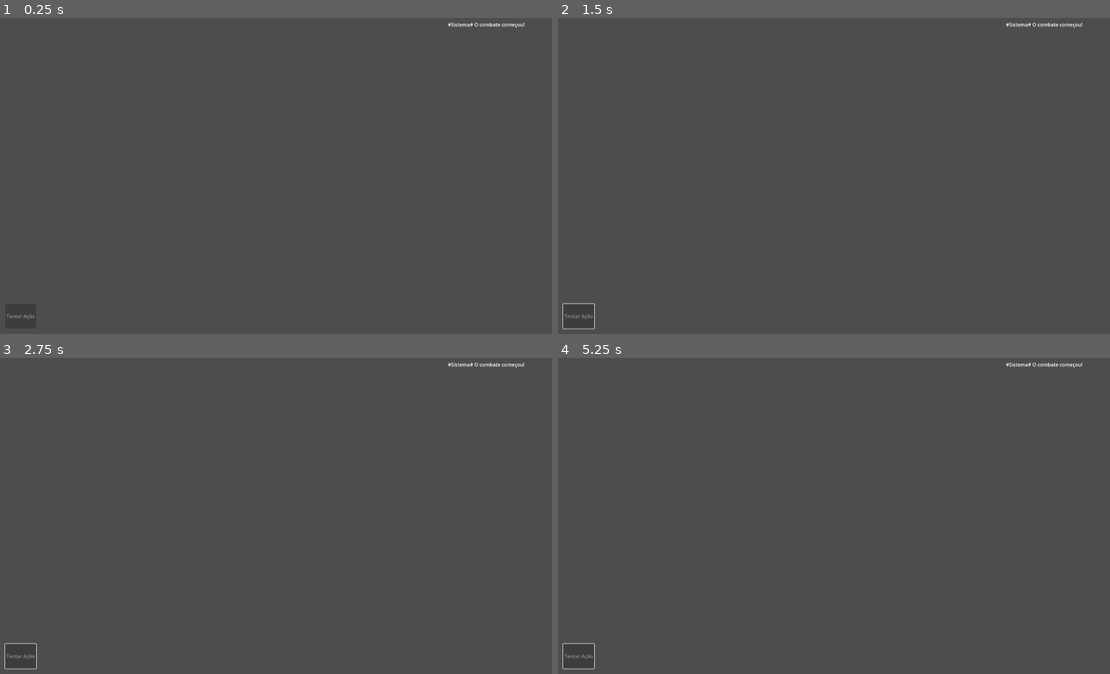
Above: before the commit, frames 1-4 (two rows, left to right).
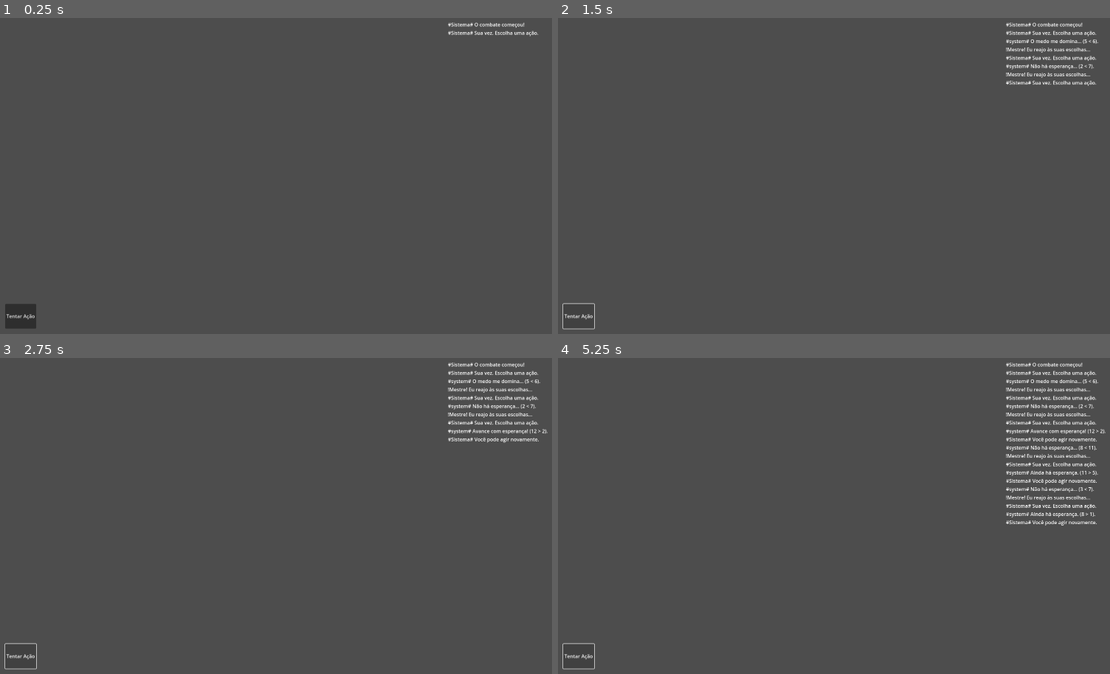
Above: after the commit, the same moments.

Repository: lucsantunes/daggerheart
Game: Godot game, scene res://scenes/CombatScene.tscn
Same seed, same stepped clock (60 frames per second), same inputs: the game is played once before the commit and once after it. The project has no main scene, so this scene is started directly.
Inputs (mouse positions are in pixels of both pictures, inside the frame that each line leads up to):
- Up to frame 1 (0.25 s): no input
- Up to frame 2 (1.5 s): click (580, 315) at 0.5 s, where only the run after the commit has a clickable "Tentar Ação"; click (580, 315) at 1.25 s, where only the run after the commit has a clickable "Tentar Ação"
- Up to frame 3 (2.75 s): click (22, 655) at 2 s, where only the run after the commit has a clickable "Tentar Ação"
- Up to frame 4 (5.25 s): tap Enter at 2.75, 4.25 s; tap L every 0.75 s from 2.85 to 5.1 s; tap Space at 3.5, 5 s

The runs differ from the first frame. In frame 1, 0.1% of the frame differs, in the area x 1-98%, y 3-96%; in frame 2, 0.9%; in frame 3, 1.1%; in frame 4, 2.3%, in the area x 1-100%, y 3-96%.

Commit message:
Enhance combat scene with detailed logging for turn management and action handling; improve UI button functionality and narration feedback.

Diff:
--- a/scripts/combat_scene.gd
+++ b/scripts/combat_scene.gd
@@ -16,22 +16,28 @@
 
 	# Opening message
 	chat_log.add_entry("Sistema", "O combate começou!", "narration")
+	print("[CombatScene] Ready. Signals connected.")
+	# Ensure we start AFTER connections are made
+	turn_manager.start_player_turn()
 
 func _on_player_turn_started() -> void:
 	action_panel.set_buttons_enabled(true)
 	chat_log.add_entry("Sistema", "Sua vez. Escolha uma ação.", "narration")
+	print("[CombatScene] Player turn started. UI enabled.")
 
 
 func _on_master_turn_started() -> void:
 	action_panel.set_buttons_enabled(false)
 	chat_log.add_entry("Mestre", "Eu reajo às suas escolhas...", "effect")
 	# For now, Master just ends its turn immediately
+	print("[CombatScene] Master turn started. Reacting and ending.")
 	turn_manager.end_master_turn()
 
 
 func _on_action_pressed(action_id: String) -> void:
 	if action_id == "attempt_action":
 		# Perform the core Daggerheart duality roll to resolve the attempt
+		print("[CombatScene] Action pressed:", action_id)
 		dice_roller.roll_duality(0)
 
 
@@ -50,6 +56,8 @@
 
 	# Turn flow: player continues on hope or crit; master reacts on fear
 	if result_type == "fear":
+		print("[CombatScene] Fear outcome. Passing turn to Master.")
 		turn_manager.end_player_turn()
 	else:
+		print("[CombatScene] Hope or Crit. Player may act again.")
 		chat_log.add_entry("Sistema", "Você pode agir novamente.", "narration")
--- a/scripts/dice_roller.gd
+++ b/scripts/dice_roller.gd
@@ -9,6 +9,7 @@
 	var fear := randi_range(1, 12)
 	var total := hope + modifier
 	var result_type := ""
+	print("[DiceRoller] Duality roll → hope:", hope, " fear:", fear, " modifier:", modifier)
 
 	if fear > hope:
 		result_type = "fear"
@@ -17,9 +18,11 @@
 	else:
 		result_type = "crit"
 
+	print("[DiceRoller] Duality result →", result_type, " total:", total)
 	emit_signal("duality_rolled", hope, fear, total, result_type)
 
 
 func roll_d20(modifier: int = 0) -> void:
 	var value := randi_range(1, 20) + modifier
+	print("[DiceRoller] d20 →", value)
 	emit_signal("d20_rolled", value)
--- a/scripts/narrator.gd
+++ b/scripts/narrator.gd
@@ -4,11 +4,13 @@
 
 
 func narrate_roll(speaker: String, listener: String, result_type: String, variant: String, values: Dictionary):
+	print("[Narrator] narrate_roll speaker:", speaker, " listener:", listener, " result:", result_type)
 	var situation = "roll " + result_type
 	var msg = DatabaseVoices.get_line(speaker, listener, situation, variant, values)
 	chat_log.add_entry(msg.speaker, msg.text, msg.style)
 
 
 func narrate_custom(speaker: String, listener: String, situation: String, variant: String, values: Dictionary):
+	print("[Narrator] narrate_custom situation:", situation, " variant:", variant)
 	var msg = DatabaseVoices.get_line(speaker, listener, situation, variant, values)
 	chat_log.add_entry(msg.speaker, msg.text, msg.style)
--- a/scripts/turn_manager.gd
+++ b/scripts/turn_manager.gd
@@ -8,27 +8,27 @@
 # Public state for current controller
 var is_player_turn: bool = true
 
-func _ready():
-	# Start with the player by default
-	start_player_turn()
-
 
 func start_player_turn() -> void:
 	is_player_turn = true
+	print("[TurnManager] Player turn started")
 	emit_signal("player_turn_started")
 
 
 func end_player_turn() -> void:
 	# After player ends (by failure or fear outcome), Master acts
+	print("[TurnManager] Player turn ended → Master turn")
 	start_master_turn()
 
 
 func start_master_turn() -> void:
 	is_player_turn = false
+	print("[TurnManager] Master turn started")
 	emit_signal("master_turn_started")
 
 
 func end_master_turn() -> void:
 	# After the Master reacts, a new player turn begins
+	print("[TurnManager] Master turn ended → Next round")
 	emit_signal("turn_ended")
 	start_player_turn()
--- a/scripts/ui_action_buttons_panel.gd
+++ b/scripts/ui_action_buttons_panel.gd
@@ -11,13 +11,16 @@
 	add_child(roll_button)
 	# Initially disabled; enabled at player turn
 	set_buttons_enabled(false)
+	print("[ActionButtonsPanel] Ready. Button created.")
 
 
 func set_buttons_enabled(enabled: bool) -> void:
 	for child in get_children():
 		if child is Button:
 			child.disabled = not enabled
+	print("[ActionButtonsPanel] Buttons enabled:", enabled)
 
 
 func _on_roll_pressed():
+	print("[ActionButtonsPanel] 'Tentar Ação' pressed")
 	emit_signal("action_pressed", "attempt_action")
